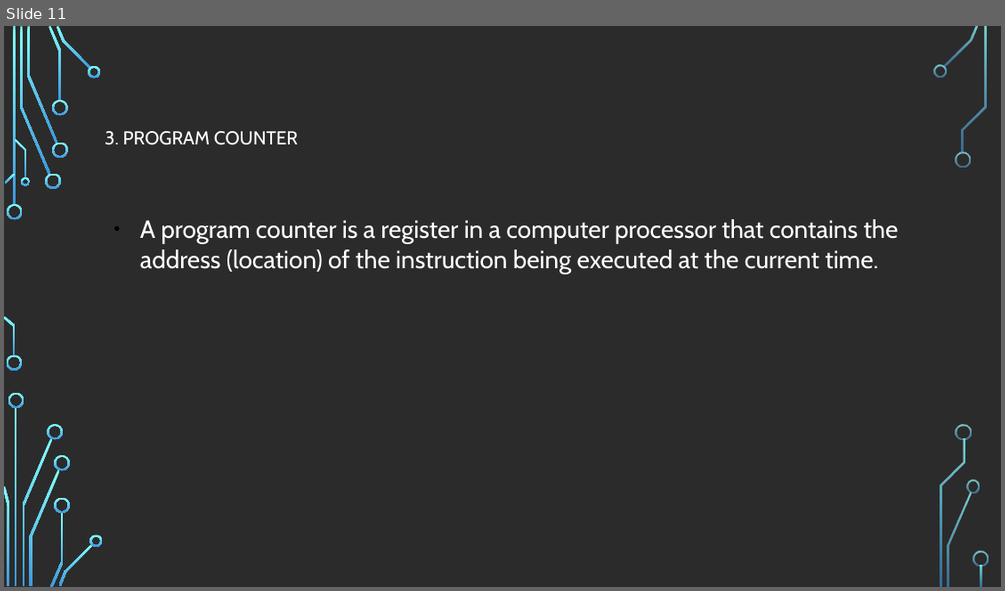
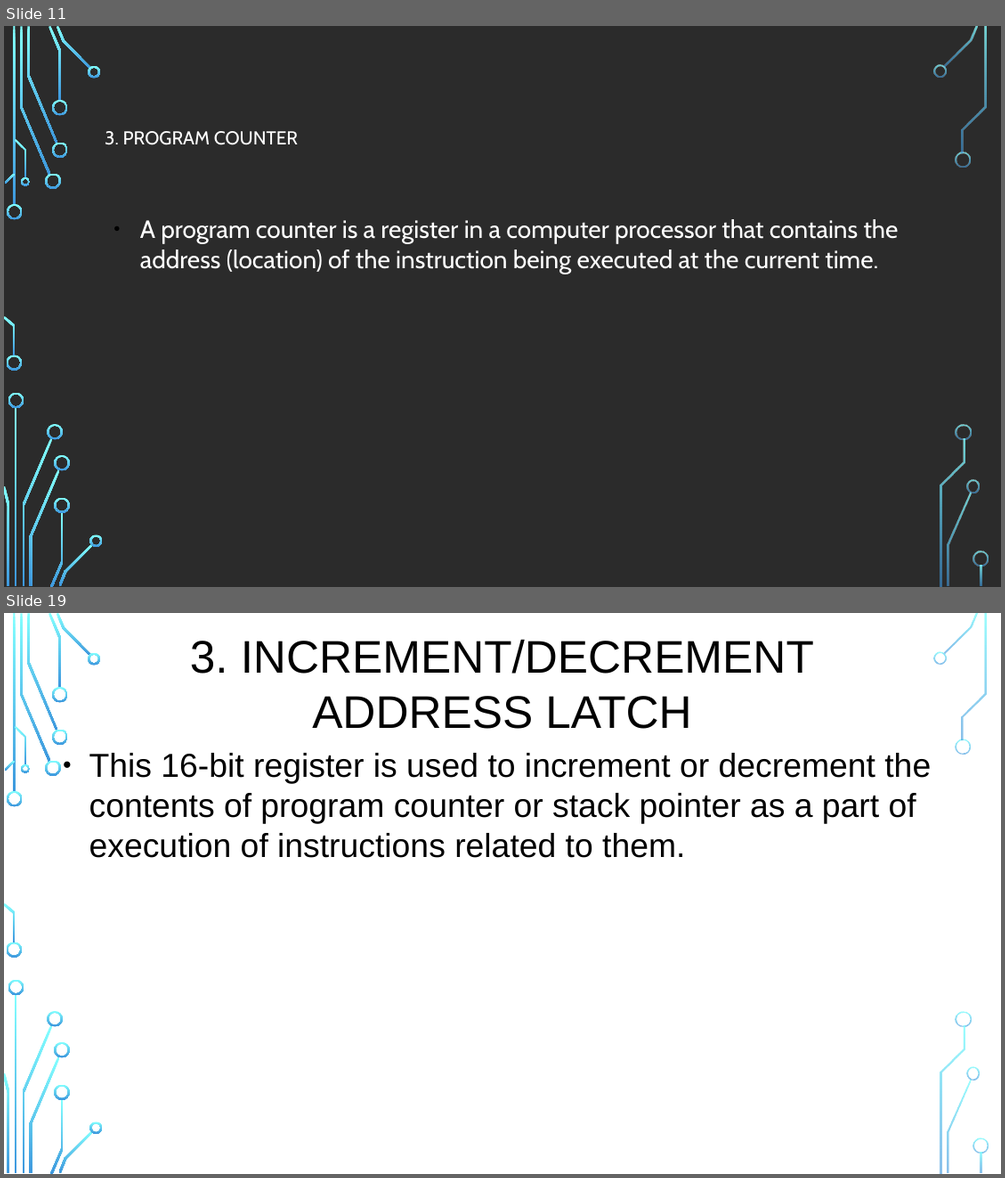
Before and after one commit to mhannan-dev/laravel_ecommerce, a slide deck: 8085 Microprocessor.pptx. Shown one above the other, each under a label of ours: slide 11 before the commit, slides 11 and 19 after it; the slides between them are not shown. The pictures are 1005x591 and 1005x1178 pixels, drawn with LibreOffice and Linux fonts; fonts in the diff are those of the drawing; background and template pictures are left out; a plain dark background stands for a picture behind light text. Boxes give left, top, right and bottom in pixels: in the first picture for what was removed or moved away, otherwise in the second. Text is boxed around its words. In the diff, an @@ line names an element or a change of style, - is before the commit and + after.

```diff
--- a/8085 Microprocessor.pptx
+++ b/8085 Microprocessor.pptx
@@ slide 19 added at bbox=[4, 613, 1001, 1174], background picture (left out); not listed: 36 template elements that a slide beside it also shows @@
@@ text added at bbox=[190, 639, 814, 729], 44 pt, text #000000 @@
+3. INCREMENT/DECREMENT
+ADDRESS LATCH
@@ text added at bbox=[89, 753, 930, 858], 32 pt, text #000000 @@
+● This 16-bit register is used to increment or decrement the contents of program counter or stack pointer as a part of execution of instructions related to them.
```
Also in this commit, not shown: 9 other slides changed, 10 other slides added, 3 slides removed.
